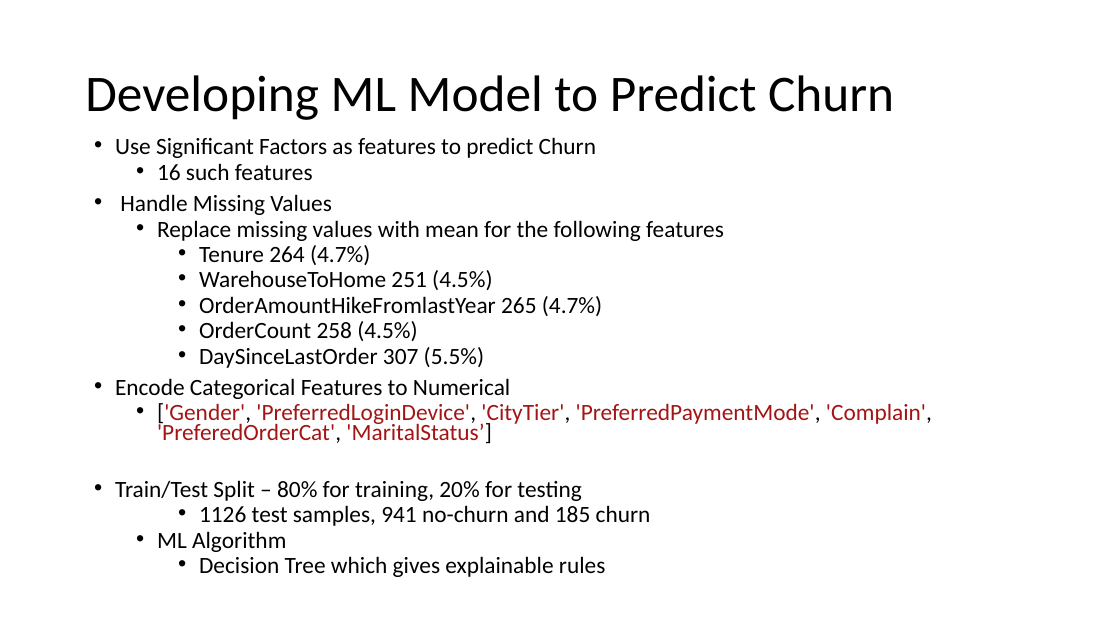
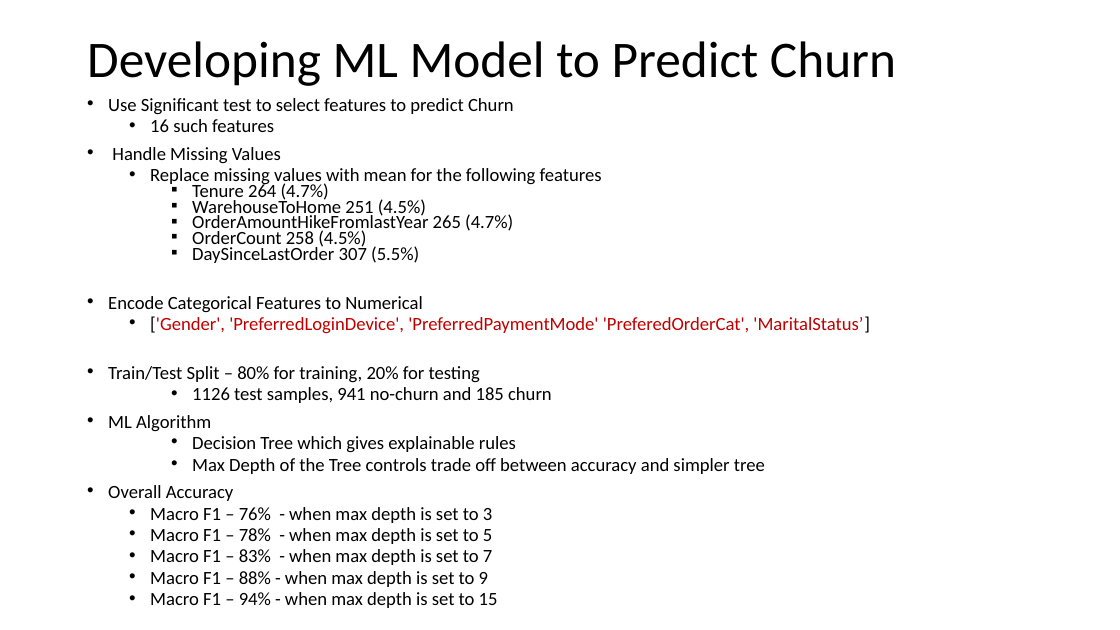
Before and after one commit to jalalmahmud/churn-analysis, a slide deck: slide 30 of Presentation-Churn-JalalMahmud.pptx (slide 27 before the commit). Drawn at 1120x630 pixels with LibreOffice and Linux fonts; fonts in the diff are those of the drawing. Boxes give left, top, right and bottom in pixels: in the first picture for what was removed or moved away, otherwise in the second. Text is boxed around its words. In the diff, an @@ line names an element or a change of style, - is before the commit and + after.

```diff
--- a/Presentation-Churn-JalalMahmud.pptx
+++ b/Presentation-Churn-JalalMahmud.pptx
@@ title "Developing ML Model to Predict ...": place and size @@
-title "Developing ML Model to Predict ..." at [85,75,894,120]
+title "Developing ML Model to Predict ..." at [87,41,896,86]
@@ text "Use Significant test to select ...": place and size @@
-text "Use Significant test to select ..." at [115,137,932,577]
+text "Use Significant test to select ..." at [108,98,870,608]
@@ text at [108,98,514,115]: text changed; size 20 to 16 pt @@
-• Use Significant Factors as features to predict Churn
+• Use Significant test to select features to predict Churn
@@ text at [108,119,602,453]: size 20 to 16 pt in "16 such features", "Handle Missing Values", "Replace missing values with mean for the ...", "Tenure 264 (4.7%)" and 9 more places; bullet • to ▪; less space between paragraphs; list level 2 to 1 in "ML Algorithm" @@
@@ text at [150,316,870,334]: text changed; size 20 to 16 pt; text colour #A31515 to #C00000 @@
-  • ['Gender', 'PreferredLoginDevice', 'CityTier', 'PreferredPaymentMode', 'Complain', 'PreferedOrderCat', 'MaritalStatus’]
+  • ['Gender', 'PreferredLoginDevice', 'PreferredPaymentMode' 'PreferedOrderCat', 'MaritalStatus’]
@@ text at [108,458,765,608]: paragraphs added @@
+    • Max Depth of the Tree controls trade off between accuracy and simpler tree
+• Overall Accuracy
+  • Macro F1 – 76% - when max depth is set to 3
+  • Macro F1 – 78% - when max depth is set to 5
+  • Macro F1 – 83% - when max depth is set to 7
+  • Macro F1 – 88% - when max depth is set to 9
+  • Macro F1 – 94% - when max depth is set to 15
```
Also in this commit, not shown: 24 other slides changed, 3 slides added, 1 slide removed.
